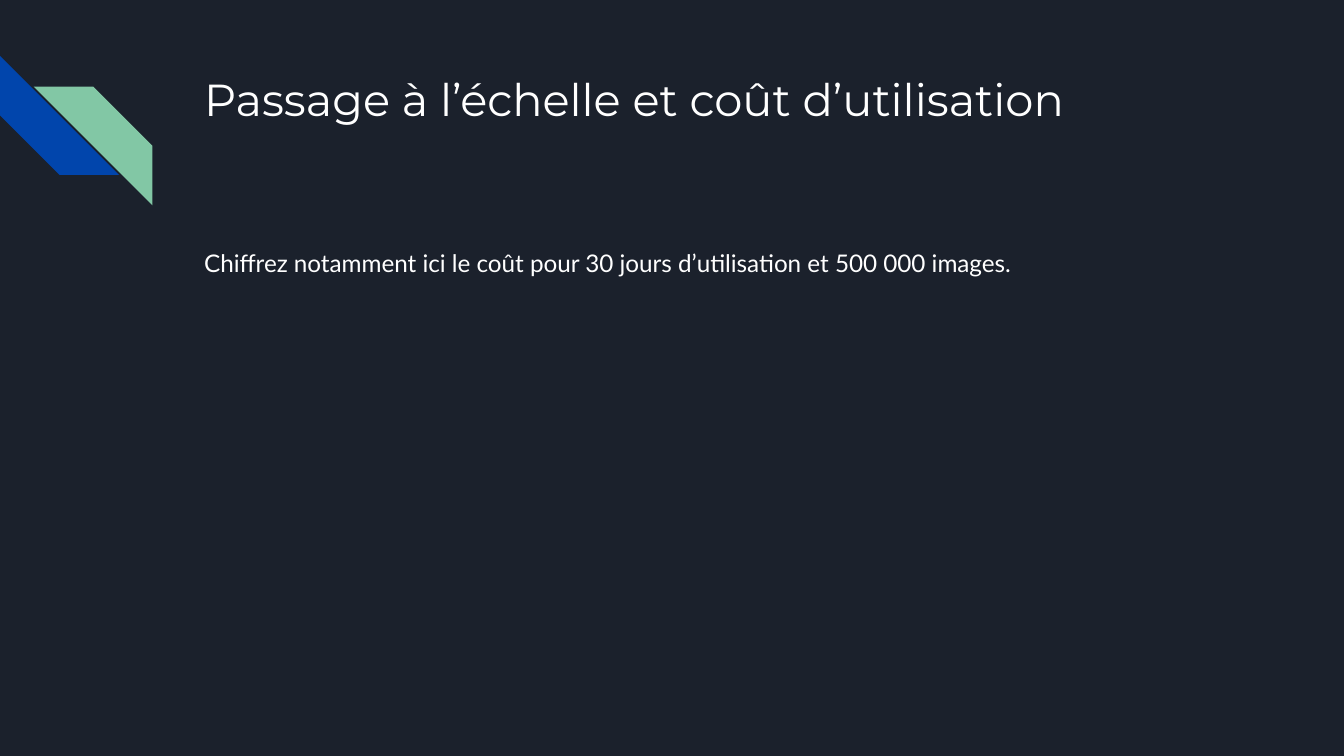
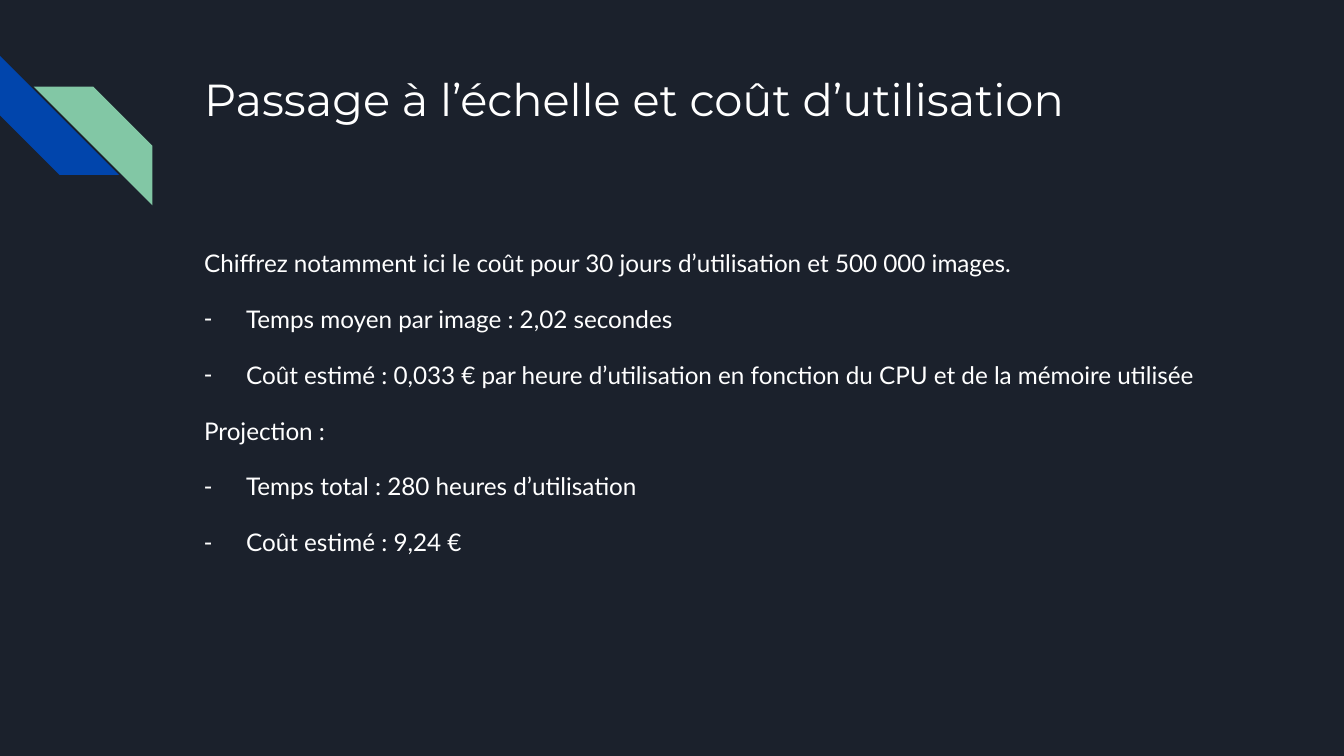
Before and after one commit to Christophe-Ringot/OC_02_ModeTrends, a slide deck: slide 8 of assets/Support+de+présentation+ModeTrends.pptx (slide 6 before the commit). Drawn at 1344x756 pixels with LibreOffice and Linux fonts; fonts in the diff are those of the drawing. Boxes give left, top, right and bottom in pixels: in the first picture for what was removed or moved away, otherwise in the second. Text is boxed around its words. In the diff, an @@ line names an element or a change of style, - is before the commit and + after.

```diff
--- a/assets/Support+de+présentation+ModeTrends.pptx
+++ b/assets/Support+de+présentation+ModeTrends.pptx
@@ text at box(204, 310, 1193, 554): paragraphs added @@
+– Temps moyen par image : 2,02 secondes
+– Coût estimé : 0,033 € par heure d’utilisation en fonction du CPU et de la mémoire utilisée
+Projection :
+– Temps total : 280 heures d’utilisation
+– Coût estimé : 9,24 €
```
Also in this commit, not shown: 6 other slides changed, 2 slides added, 4 other files.
